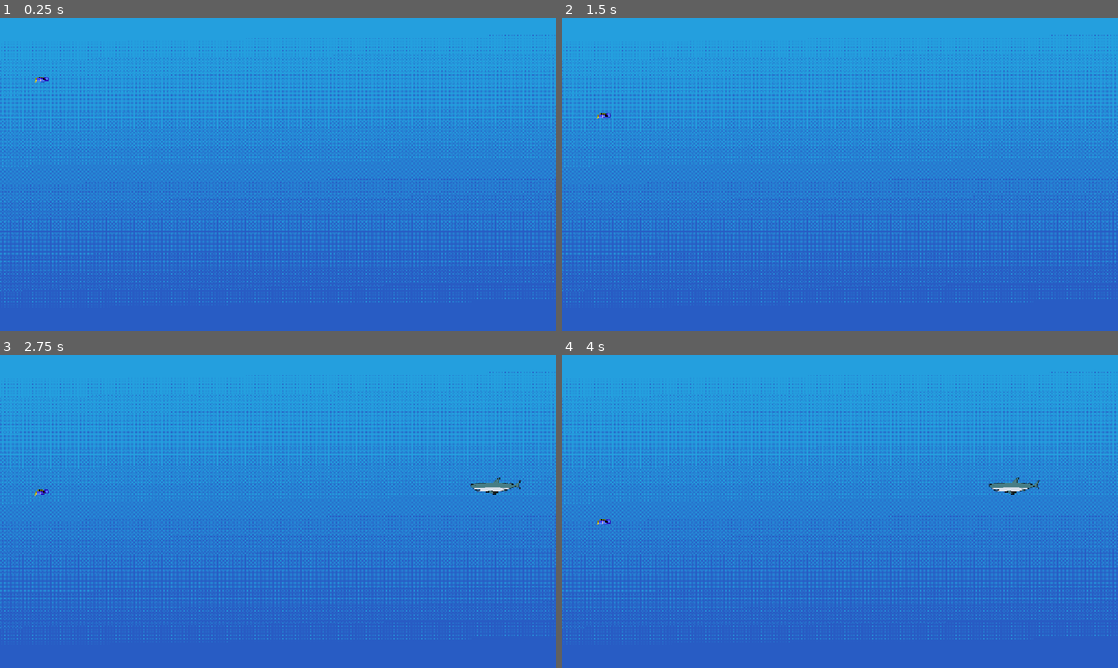
Above: before the commit, frames 1-4 (two rows, left to right).
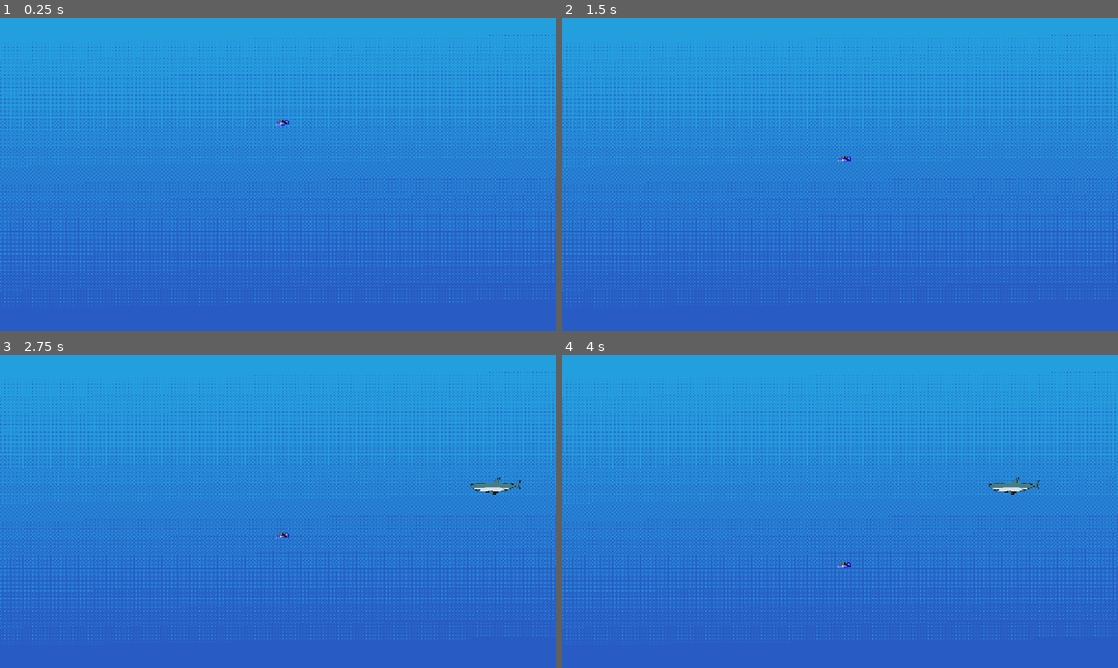
Above: after the commit, the same moments.

Repository: raysilent7/coral-quest
Game: Godot game, scene res://minigames/fishingLinesGame.tscn
The game is run twice, just before and just after one commit, with the same random seed, the same clock (stepped at 60 frames per second) and the same inputs. This scene is started directly instead of the project's main scene.
Inputs:
- Up to frame 1 (0.25 s): no input
- Up to frame 2 (1.5 s): hold D (moveRight) from 0.53 s (still down); tap E (interact) at 0.6, 1.35 s; tap Space (jump) at 0.77 s
- Up to frame 3 (2.75 s): tap Space (jump) at 1.52 s; release D (moveRight) at 2.03 s; hold A (moveLeft) from 2.03 s (still down); tap E (interact) at 2.1 s
- Up to frame 4 (4 s): release A (moveLeft) at 2.78 s; hold D (moveRight) from 2.78 s (still down); tap E (interact) at 2.85, 3.6 s; tap Space (jump) at 3.02, 3.77 s

The runs differ from the first frame. In frame 1, less than 0.1% of the frame differs, in the area x 6-52%, y 18-35%; in frame 2, less than 0.1%, in the area x 6-52%, y 30-46%; in frame 3, less than 0.1%; in frame 4, less than 0.1%.

Commit message:
adiçao de um popup ao final do segundo minigame

Diff:
--- a/minigames/fishingLinesGame.tscn
+++ b/minigames/fishingLinesGame.tscn
@@ -13,7 +13,7 @@
 
 [node name="diver" parent="." unique_id=1169786233 instance=ExtResource("1_hfchc")]
 z_index = 10
-position = Vector2(97, 129)
+position = Vector2(651, 229)
 
 [node name="BlueSky" type="Sprite2D" parent="." unique_id=3624803]
 z_index = -1
--- a/objects/islands/fishingLine.tscn
+++ b/objects/islands/fishingLine.tscn
@@ -1,6 +1,7 @@
 [gd_scene format=3 uid="uid://c6idcr427agqs"]
 
 [ext_resource type="Script" uid="uid://c0pu2thn1iv7r" path="res://scripts/fishingLine.gd" id="1_4o3wt"]
+[ext_resource type="PackedScene" uid="uid://2iqyxxisd5v2" path="res://objects/popups/genericPopup.tscn" id="2_7o7eh"]
 [ext_resource type="Texture2D" uid="uid://dqmkakvujfje8" path="res://objects/islands/fishing line1.png" id="2_y10n6"]
 [ext_resource type="Script" uid="uid://du0prtp34lvar" path="res://scripts/hook.gd" id="3_7o7eh"]
 
@@ -16,6 +17,7 @@
 [node name="fishingLine" type="Area2D" parent="." unique_id=466704425]
 position = Vector2(5, 0)
 script = ExtResource("1_4o3wt")
+popupVictory = ExtResource("2_7o7eh")
 
 [node name="lineDetector" type="CollisionShape2D" parent="fishingLine" unique_id=1601061340]
 position = Vector2(-5, 0)
--- a/objects/popups/genericPopup.tscn
+++ b/objects/popups/genericPopup.tscn
@@ -1,11 +1,11 @@
-[gd_scene load_steps=3 format=3 uid="uid://2iqyxxisd5v2"]
+[gd_scene format=3 uid="uid://2iqyxxisd5v2"]
 
 [ext_resource type="Script" uid="uid://cxe8hcqybrh7t" path="res://scripts/genericPopup.gd" id="1_6b3fx"]
 
 [sub_resource type="LabelSettings" id="LabelSettings_6b3fx"]
 font_size = 12
 
-[node name="GenericPopup" type="Control"]
+[node name="GenericPopup" type="Control" unique_id=1154137876]
 layout_mode = 3
 anchors_preset = 15
 anchor_right = 1.0
@@ -14,13 +14,13 @@
 grow_vertical = 2
 script = ExtResource("1_6b3fx")
 
-[node name="genericPanel" type="Panel" parent="."]
+[node name="genericPanel" type="Panel" parent="." unique_id=1612898470]
 layout_mode = 0
 offset_left = 2.0
 offset_right = 245.0
 offset_bottom = 148.0
 
-[node name="OK" type="Button" parent="genericPanel"]
+[node name="button" type="Button" parent="genericPanel" unique_id=51926703]
 layout_mode = 0
 offset_left = 92.0
 offset_top = 110.0
@@ -28,7 +28,7 @@
 offset_bottom = 141.0
 text = "OK"
 
-[node name="text" type="Label" parent="genericPanel"]
+[node name="text" type="Label" parent="genericPanel" unique_id=800436169]
 layout_mode = 0
 offset_left = 13.0
 offset_top = 15.0
@@ -37,4 +37,4 @@
 label_settings = SubResource("LabelSettings_6b3fx")
 autowrap_mode = 2
 
-[connection signal="pressed" from="genericPanel/OK" to="." method="_on_ok_pressed"]
+[connection signal="pressed" from="genericPanel/button" to="." method="onButtonPressed"]
--- a/scripts/fishingLine.gd
+++ b/scripts/fishingLine.gd
@@ -1,7 +1,6 @@
 extends Area2D
 
 @export var speed: float = 80.0
-@export var nextScenePath: String = "res://zone1/area2.tscn"
 
 func _ready() -> void:
 	body_entered.connect(onBodyEntered)
@@ -19,8 +18,3 @@
 		GameState.bonusSpeed = 50
 		queue_free()
 		print(GameState.points)
-
-		if GameState.points >= 50:
-			GameState.beatSecondPuzzle = true
-			get_tree().change_scene_to_file(nextScenePath)
-			GameState.isInFishingLinesGame = false
--- a/scripts/fishingLinesGame.gd
+++ b/scripts/fishingLinesGame.gd
@@ -2,12 +2,18 @@
 
 @export var fishingLineScene: PackedScene
 @export var obstacleScene: PackedScene
-@export var spawnInterval: float = 2.0
+@export var nextScenePath: String = "res://zone1/area2.tscn"
 
+var popupVictory = preload("res://objects/popups/genericPopup.tscn")
+var spawnInterval: float = 2.0
 var timer: float = 0.0
 var maxCount: int = 0
+var gameEnded: bool = false
 
 func _process(delta):
+	if gameEnded:
+		return
+
 	timer += delta
 	if timer >= spawnInterval:
 		timer = 0
@@ -15,6 +21,12 @@
 
 	if GameState.bonusSpeed > 0:
 		GameState.bonusSpeed -= delta * 5
+
+	if GameState.points >= 1:
+		GameState.beatSecondPuzzle = true
+		GameState.isInFishingLinesGame = false
+		endGame()
+		showPopup()
 
 func spawnRandom():
 	var choice = randi() % 2
@@ -29,3 +41,18 @@
 
 	obj.position = Vector2(1200, randf_range(0, 400))
 	add_child(obj)
+
+func showPopup():
+	var popup = popupVictory.instantiate()
+	add_child(popup)
+	popup.setMessage("Parabens, voce venceu o segundo desafio. Voce está cada vez mais proximo de salvar o arquipelago, mas ainda há muito a fazer, continue sua jornada.")
+	popup.setButtonText("OK")
+	popup.setButtonAction(
+		func():
+			get_tree().change_scene_to_file(nextScenePath)
+	)
+
+func endGame():
+	gameEnded = true
+	for child in get_children():
+		child.queue_free()
--- a/scripts/genericPopup.gd
+++ b/scripts/genericPopup.gd
@@ -1,6 +1,7 @@
 extends Control
 
 @onready var label: Label = $genericPanel/text
+@onready var button: Button = $genericPanel/button
 
 func _ready():
 	var screenSize = get_viewport_rect().size
@@ -9,6 +10,15 @@
 
 	label.text = "Parabens! Voce venceu o primeiro quebra cabeça. Continue para desvendar mais mistérios do arquipelago e salva-lo da extinção."
 
-func _on_ok_pressed() -> void:
+func onButtonPressed() -> void:
 	get_tree().change_scene_to_file(GameState.lastMapPath)
 	queue_free()
+
+func setMessage(text: String):
+	label.text = text
+
+func setButtonText(text: String):
+	button.text = text
+
+func setButtonAction(callback: Callable):
+	button.pressed.connect(callback)
